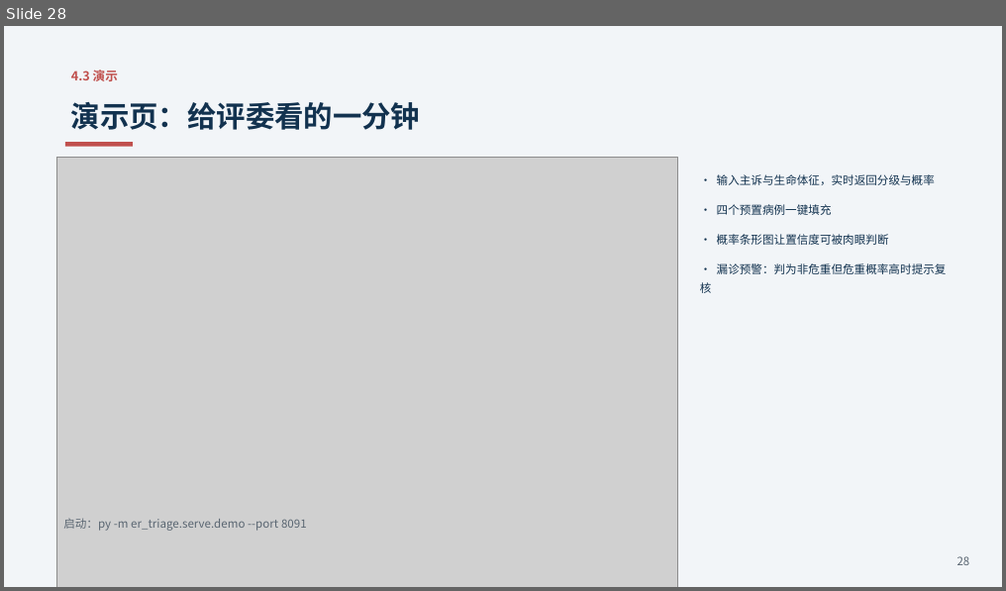
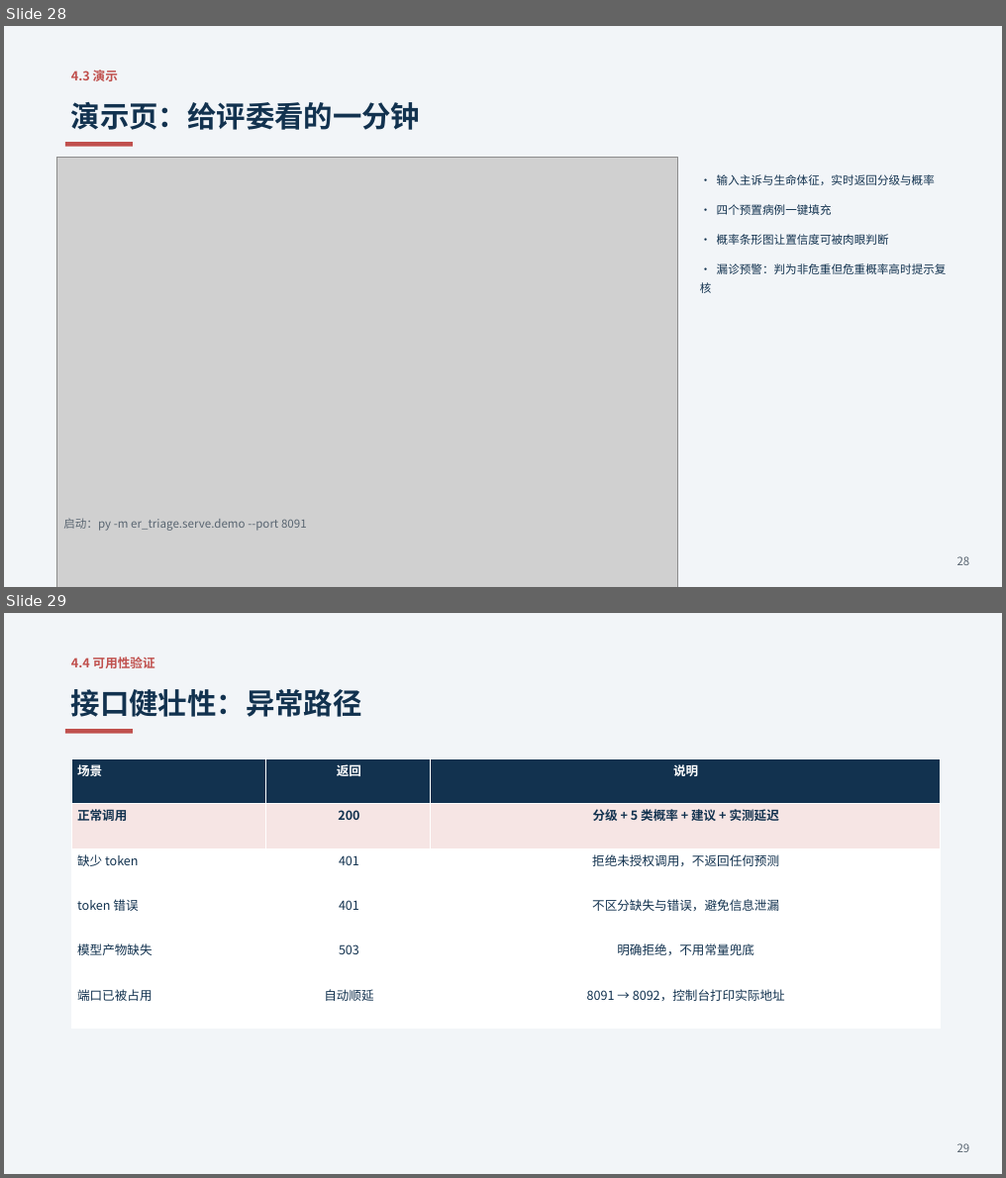
Before and after one commit to czx352/emergency-triage, a slide deck: docs/答辩.pptx. Shown one above the other, each under a label of ours: slide 28 before the commit, slides 28 and 29 after it. The pictures are 1006x591 and 1006x1178 pixels, drawn with LibreOffice and Linux fonts; fonts in the diff are those of the drawing; grey boxes stand for pictures. Boxes give left, top, right and bottom in pixels: in the first picture for what was removed or moved away, otherwise in the second. Text is boxed around its words. In the diff, an @@ line names an element or a change of style, - is before the commit and + after.

Commit message:
重写选题背景，按独立课题表述
- 报告/PPT 的问题来源改为"分诊依赖经验、缺少可量化基线"，不再引用外部项目
- 第 5.3 节由"与原项目对比"改为"异常路径与可用性"表，内容为实测返回码
- 同步更新 README、报告大纲与模块 docstring

```diff
--- a/docs/答辩.pptx
+++ b/docs/答辩.pptx
@@ slide 29 added at bbox=[4, 613, 1002, 1174], background #FFFFFF @@
@@ rectangle added at bbox=[4, 613, 1002, 1174], fill #F2F5F8 @@
@@ text added at bbox=[71, 657, 155, 668], 12 pt, text #C0504D, bold @@
+4.4 可用性验证
@@ text added at bbox=[71, 689, 362, 717], 28 pt, text #12324F, bold @@
+接口健壮性：异常路径
@@ rectangle added at bbox=[65, 729, 133, 734], fill #C0504D @@
@@ table added at bbox=[71, 759, 940, 1029], 6 rows, 3 columns @@
+场景 | 返回 | 说明
+正常调用 | 200 | 分级 + 5 类概率 + 建议 + 实测延迟
+缺少 token | 401 | 拒绝未授权调用，不返回任何预测
+token 错误 | 401 | 不区分缺失与错误，避免信息泄漏
+模型产物缺失 | 503 | 明确拒绝，不用常量兜底
+端口已被占用 | 自动顺延 | 8091 → 8092，控制台打印实际地址
@@ text added at bbox=[957, 1144, 970, 1153], 11 pt, text #5A6672 @@
+29
```
Also in this commit, not shown: 1 slide changed, 1 other slide added, 2 slides removed, 9 other files.
